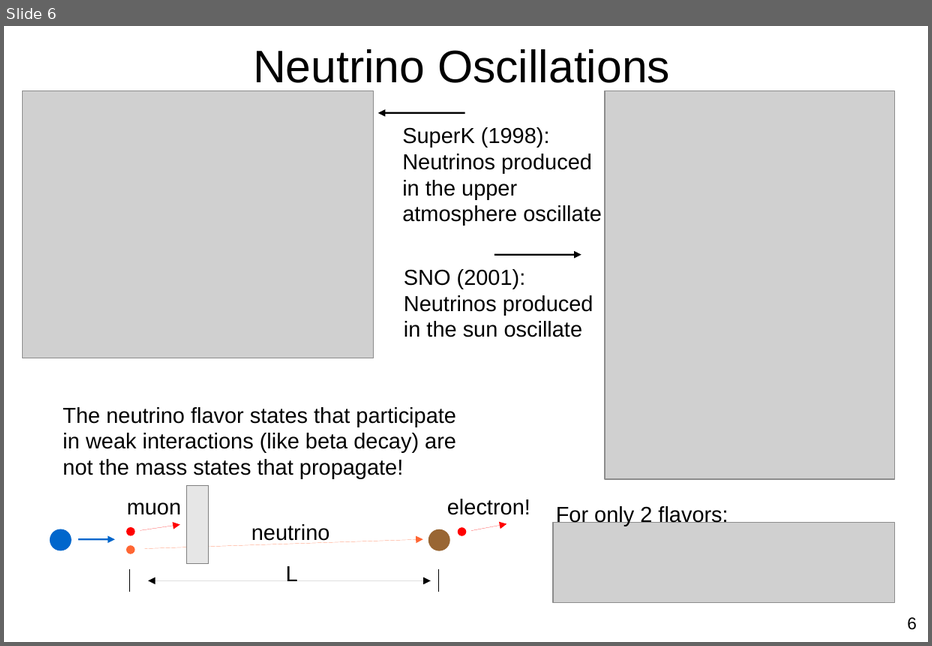
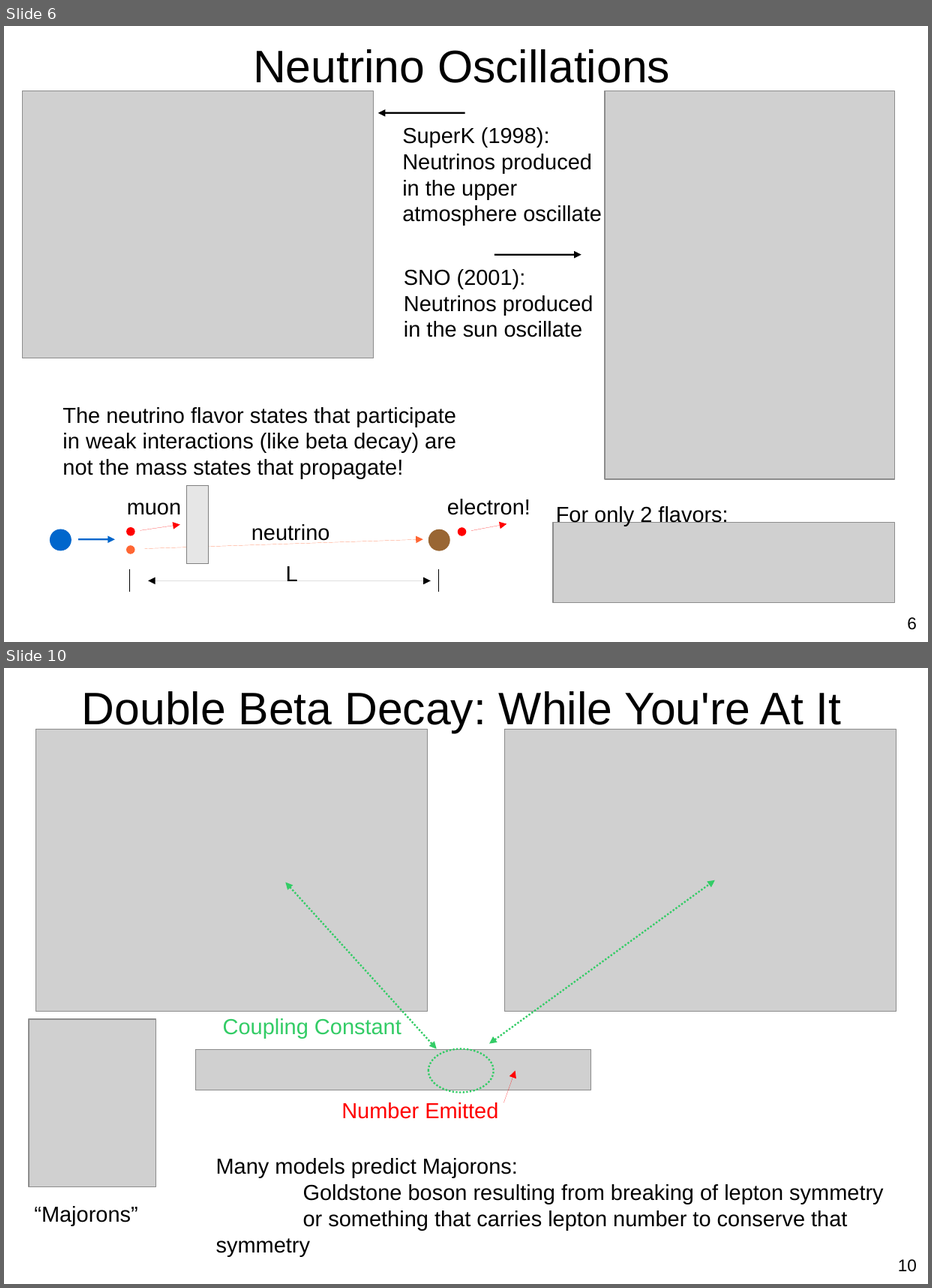
Before and after one commit to steveherrin/PhDThesis, a slide deck: Defense Presentation/Herrin-20130524-PhDDefense.odp. Shown one above the other, each under a label of ours: slide 6 before the commit, slides 6 and 10 after it; the slides between them are not shown. The pictures are 932x646 and 932x1288 pixels, drawn with LibreOffice and Linux fonts; fonts in the diff are those of the drawing; grey boxes stand for pictures. Boxes give left, top, right and bottom in pixels: in the first picture for what was removed or moved away, otherwise in the second. Text is boxed around its words. In the diff, an @@ line names an element or a change of style, - is before the commit and + after.

Commit message:
Double beta decay slides.

```diff
--- a/Defense Presentation/Herrin-20130524-PhDDefense.odp
+++ b/Defense Presentation/Herrin-20130524-PhDDefense.odp
@@ slide 10 added at <box>4,668,928,1284</box>, background #FFFFFF @@
@@ title added at <box>82,691,842,732</box>, 37.7 pt, text #000000 @@
+Double Beta Decay: While You're At It
@@ picture added at <box>36,729,427,1011</box> @@
@@ picture added at <box>505,729,896,1011</box> @@
@@ double arrow added from (286, 882) to (437, 1049), #33CC66 1.45 pt @@
@@ double arrow added from (489, 1044) to (715, 880), #33CC66 1.45 pt @@
@@ picture added at <box>28,1019,156,1187</box> @@
@@ text added at <box>223,1018,402,1038</box>, 18 pt, text #33CC66 @@
+Coupling Constant
@@ picture added at <box>195,1050,590,1090</box> @@
@@ ellipse added at <box>428,1049,494,1092</box>, outline #33CC66 1.45 pt @@
@@ arrow added from (504, 1102) to (515, 1071), #FF0000 0 pt @@
@@ text added at <box>342,1102,498,1119</box>, 18 pt, text #FF0000 @@
+Number Emitted
@@ text added at <box>216,1158,883,1230</box>, 18 pt, text #000000 @@
+Many models predict Majorons:
+Goldstone boson resulting from breaking of lepton symmetry
+or something that carries lepton number to conserve that symmetry
@@ text added at <box>34,1206,138,1226</box>, 18 pt, text #000000 @@
+“Majorons”
@@ page number added at <box>898,1259,917,1272</box>, 14 pt, text #000000 @@
+10
```
Also in this commit, not shown: 1 slide changed, 2 other slides added.
